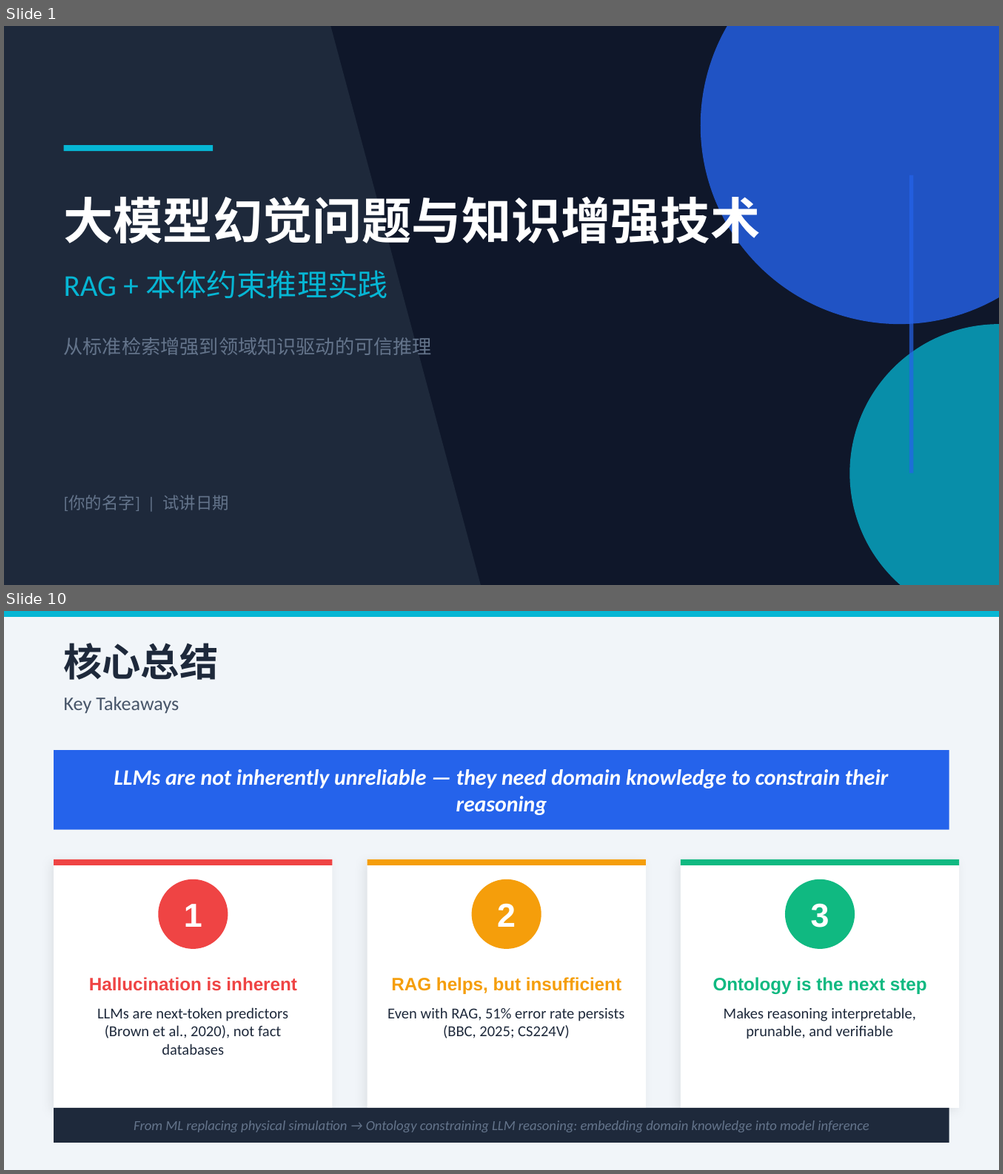
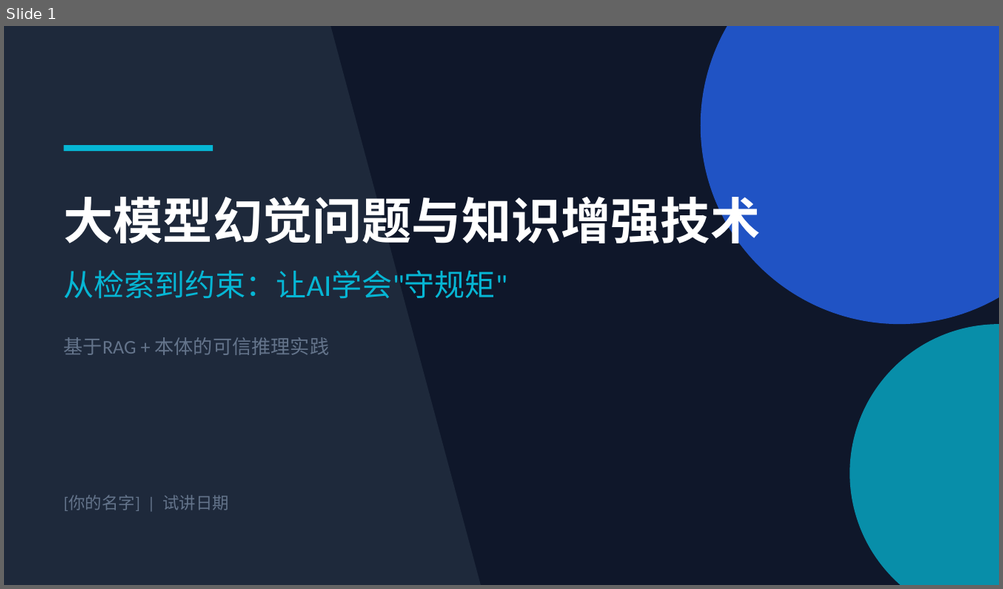
Before and after one commit to wang-minghan/notbook, a slide deck: 工作/面试准备/试讲_PPT.pptx. Shown one above the other, each under a label of ours: slides 1 and 10 before the commit, slide 1 after it; the slides between them are not shown. The pictures are 1003x1174 and 1003x589 pixels, drawn with LibreOffice and Linux fonts; fonts in the diff are those of the drawing. Boxes give left, top, right and bottom in pixels: in the first picture for what was removed or moved away, otherwise in the second. Text is boxed around its words. In the diff, an @@ line names an element or a change of style, - is before the commit and + after.

```diff
--- a/工作/面试准备/试讲_PPT.pptx
+++ b/工作/面试准备/试讲_PPT.pptx
@@ slide 10 removed at (4, 611, 999, 1170), background #F1F5F9 @@
@@ rectangle removed at (4, 611, 999, 617) @@
@@ text removed at (64, 643, 219, 680) @@
-核心总结
@@ text removed at (64, 697, 179, 713) @@
-Key Takeaways
@@ rectangle removed at (54, 750, 949, 830) @@
@@ text removed at (114, 769, 888, 815) @@
-LLMs are not inherently unreliable — they need domain knowledge to constrain their reasoning
@@ rectangle removed at (54, 860, 333, 1108) @@
@@ rectangle removed at (54, 860, 333, 866) @@
@@ rectangle removed at (367, 860, 646, 1108) @@
@@ rectangle removed at (367, 860, 646, 866) @@
@@ rectangle removed at (680, 860, 959, 1108) @@
@@ rectangle removed at (680, 860, 959, 866) @@
@@ ellipse removed at (158, 880, 227, 949) @@
@@ ellipse removed at (472, 880, 541, 949) @@
@@ ellipse removed at (785, 880, 854, 949) @@
@@ text removed at (184, 904, 202, 927) @@
-1
@@ text removed at (497, 903, 515, 927) @@
-2
@@ text removed at (811, 903, 829, 928) @@
-3
@@ text removed at (89, 977, 297, 991) @@
-Hallucination is inherent
@@ text removed at (391, 977, 621, 994) @@
-RAG helps, but insufficient
@@ text removed at (713, 977, 927, 994) @@
-Ontology is the next step
@@ text removed at (97, 1008, 288, 1055) @@
-LLMs are next-token predictors
-(Brown et al., 2020), not fact databases
@@ text removed at (387, 1008, 624, 1039) @@
-Even with RAG, 51% error rate persists
-(BBC, 2025; CS224V)
@@ text removed at (723, 1008, 916, 1039) @@
-Makes reasoning interpretable,
-prunable, and verifiable
@@ rectangle removed at (54, 1108, 949, 1143) @@
@@ text removed at (134, 1121, 868, 1133) @@
-From ML replacing physical simulation → Ontology constraining LLM reasoning: embedding domain knowledge into model inference
@@ slide 1 changed as well @@
@@ rectangle removed at (909, 175, 913, 474) @@
@@ text at (64, 270, 508, 299): text changed @@
-RAG + 本体约束推理实践
+从检索到约束：让AI学会"守规矩"
@@ text at (64, 338, 330, 355): text changed @@
-从标准检索增强到领域知识驱动的可信推理
+基于RAG + 本体的可信推理实践
```
Also in this commit, not shown: 4 other slides changed, 7 slides added, 6 other slides removed, 2 other files.
